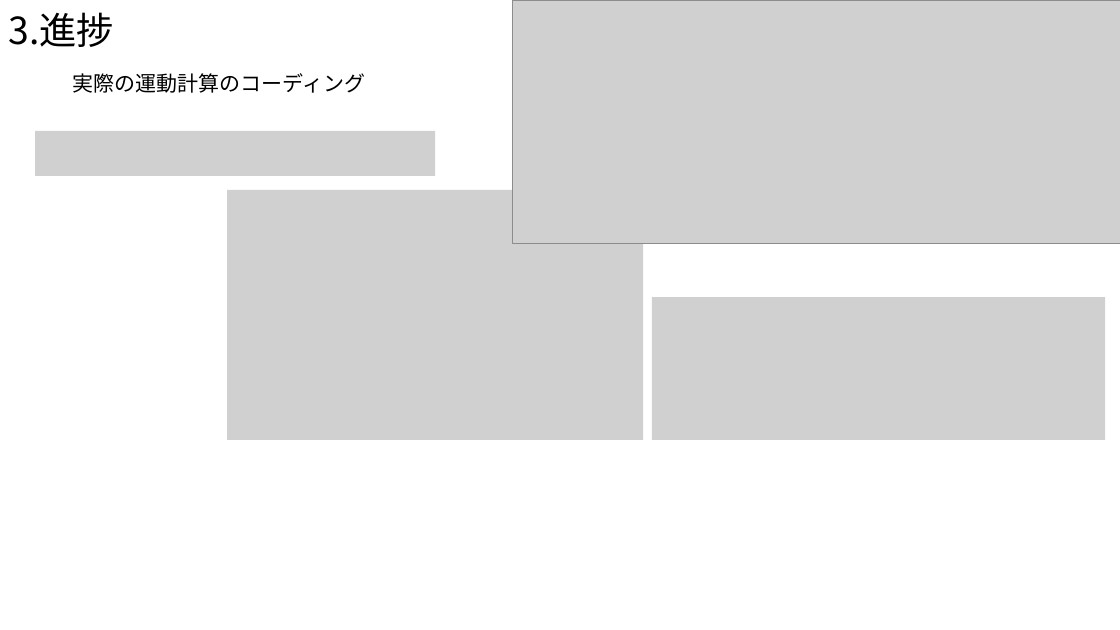
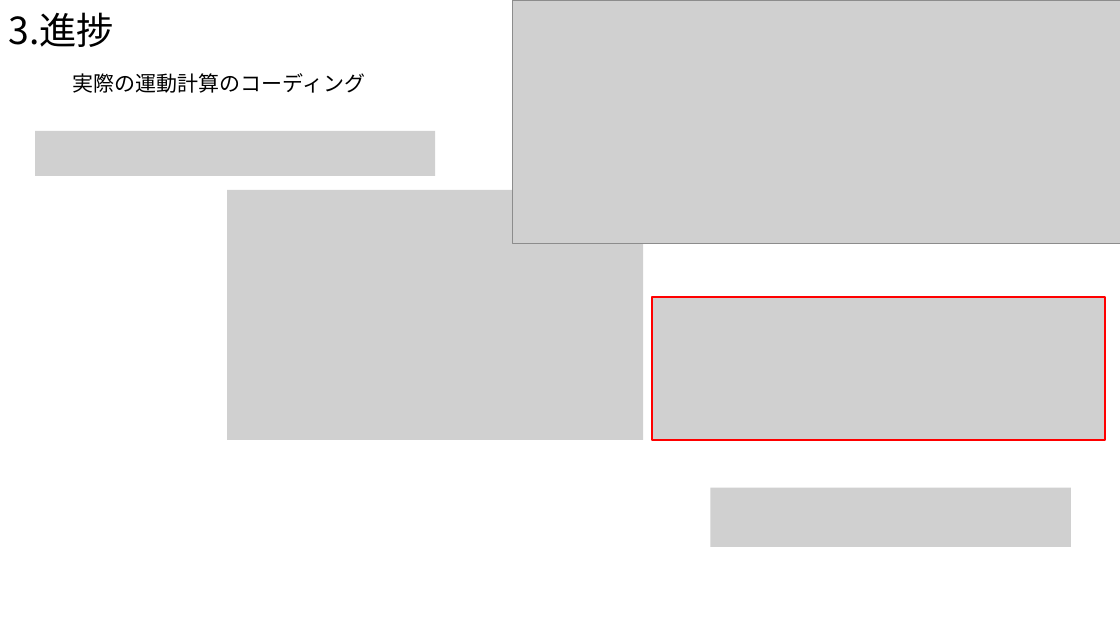
Before and after one commit to Takeuchi-yuya/Ksimulation, a slide deck: slide 9 of docs/中間発表.pptx. Drawn at 1120x630 pixels with LibreOffice and Linux fonts; fonts in the diff are those of the drawing; grey boxes stand for pictures. Boxes give left, top, right and bottom in pixels: in the first picture for what was removed or moved away, otherwise in the second. Text is boxed around its words. In the diff, an @@ line names an element or a change of style, - is before the commit and + after.

```diff
--- a/docs/中間発表.pptx
+++ b/docs/中間発表.pptx
@@ picture added at box(711, 487, 1071, 547) @@
```
Also in this commit, not shown: 9 other slides changed, 1 slide removed, 1 other file.
